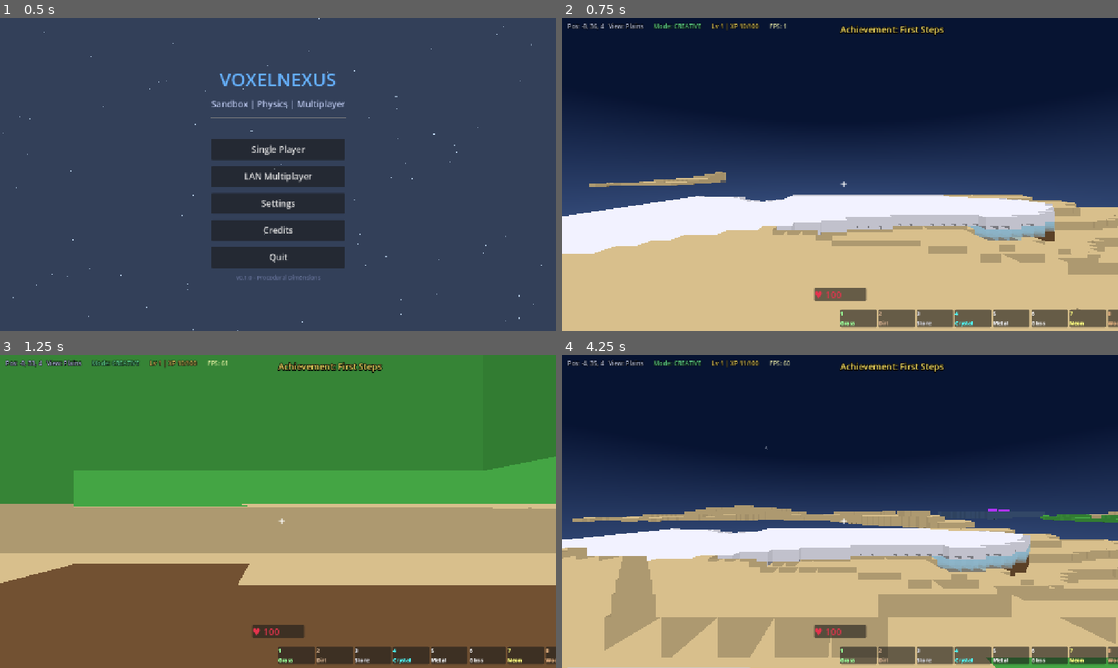
Above: before the commit, frames 1-4 (two rows, left to right).
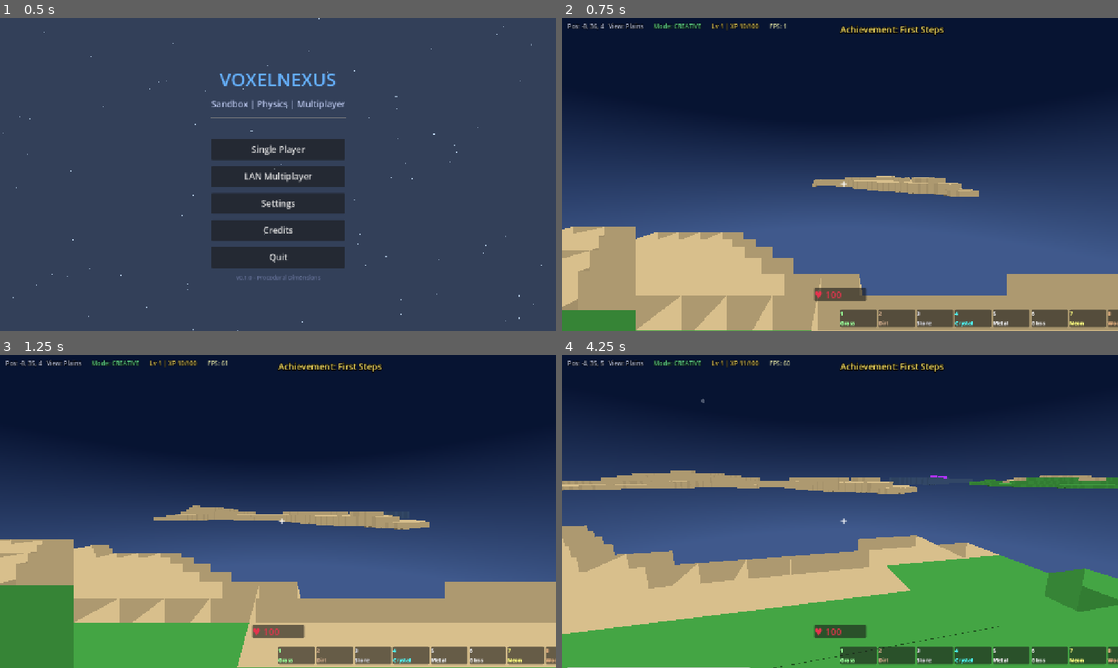
Above: after the commit, the same moments.

Repository: MagicDippyEgg/VoxelNexus
Game: Godot game, scene res://scenes/main_menu/main_menu.tscn
The game is run twice, just before and just after one commit, with the same random seed, the same clock (stepped at 60 frames per second) and the same inputs.
Inputs (mouse positions are in pixels of both pictures, inside the frame that each line leads up to):
- Up to frame 1 (0.5 s): no input
- Up to frame 2 (0.75 s): click "Single Player" at 0.5 s
- Up to frame 3 (1.25 s): no input
- Up to frame 4 (4.25 s): move the mouse to (867, 511) at 1.27 s; hold E (fly_up) 1.28-2.03 s; hold T (chat) 1.28-2.03 s; click (867, 511) at 1.42 s; tap Space (jump) at 1.52, 2.27, 3.77 s; move the mouse to (728, 527) at 2.02 s; hold Q (fly_down) 2.03-2.78 s; tap G (explode) at 2.1 s; click (728, 527) at 2.17 s; move the mouse to (895, 442) at 2.77 s; hold D (move_right) 2.78-3.53 s; hold Mouse wheel down (hotbar_scroll_down) 2.78-3.53 s; click (895, 442) at 2.92 s; move the mouse to (812, 574) at 3.52 s; hold E (fly_up) from 3.53 s (still down); tap Mouse wheel up (hotbar_scroll_up) at 3.6 s; click (812, 574) at 3.67 s

Frame 1 is identical in both runs. In frame 2, 35% of the frame differs, in the area x 0-100%, y 49-100%; in frame 3, 96%, in the area x 0-100%, y 0-100%; in frame 4, 50%.
Error in both runs: Invalid assignment of property or key 'pan_stereo' with value of type 'float' on a base object of type 'AudioStreamPlayer'. (res://autoload/audio_manager.gd:57)

Commit message:
fix(spawn+look): land on generated ground and make mouse look work
- world_generator.get_block used a stateful RNG (randf) for a rare deep
  block, so block data depended on query order/count. get_spawn_point()
  therefore returned a different column after chunk preloading advanced
  the RNG, and the player spawned in the air above un-generated terrain
  and fell through the surface ('under the grass'). Replaced with a
  deterministic per-coordinate hash so worldgen and spawn are order-free.
- Preload chunks around the spawn point (full vertical stack incl. the
  landing chunk) so live collision exists the instant the player spawns.
- Async chunk loader now fills columns nearest the player first instead
  of sweeping from the render-distance corner, so nearby surface appears
  immediately.
- HUD root Control defaulted to MOUSE_FILTER_STOP, consuming every mouse
  motion event before it reached the player, so capture worked but the
  camera never moved. Set the full-rect root to MOUSE_FILTER_IGNORE.

Diff:
--- a/autoload/world_manager.gd
+++ b/autoload/world_manager.gd
@@ -158,7 +158,7 @@
 	var center_chunk := world_to_chunk(player_pos)
 	var to_load: Array[Vector3i] = []
 	for x in range(-RENDER_DISTANCE, RENDER_DISTANCE + 1):
-		for y in range(0, 2):
+		for y in range(0, 5):
 			for z in range(-RENDER_DISTANCE, RENDER_DISTANCE + 1):
 				var chunk_pos := center_chunk + Vector3i(x, y, z)
 				if not chunks.has(chunk_pos):
--- a/scenes/game/game.gd
+++ b/scenes/game/game.gd
@@ -65,11 +65,15 @@
 
 	WorldManager.create_world(world, seed_value)
 
-	# Preload a small ring around spawn so the world appears immediately
-	for dx in range(-2, 3):
-		for dz in range(-2, 3):
-			WorldManager.ensure_chunk(Vector3i(dx, 0, dz))
-			WorldManager.ensure_chunk(Vector3i(dx, 1, dz))
+	# Preload chunks around the spawn point (including the surface chunk) so
+	# the player never drops into unresolved terrain before the async loader
+	# has generated the landing zone.
+	var spawn_point := WorldManager.get_spawn_point()
+	var spawn_chunk := WorldManager.world_to_chunk(Vector3i(spawn_point))
+	for dx in range(-1, 2):
+		for dz in range(-1, 2):
+			for dy in range(maxi(0, spawn_chunk.y - 1), spawn_chunk.y + 2):
+				WorldManager.ensure_chunk(spawn_chunk + Vector3i(dx, dy, dz))
 
 func _setup_lights() -> void:
 	_sun = DirectionalLight3D.new()
@@ -197,12 +201,18 @@
 func _update_chunk_loading() -> void:
 	if not local_player:
 		return
-	# Throttle chunk generation to keep the frame budget stable (max 8/frame)
+	# Throttle chunk generation to keep the frame budget stable (max 8/frame).
+	# Fill columns around the player first (center-out) so nearby surface
+	# appears before distant chunks.
 	var center := WorldManager.world_to_chunk(Vector3i(local_player.global_position))
+	var xz_order: Array = [0]
+	for o in range(1, WorldManager.RENDER_DISTANCE + 1):
+		xz_order.append(o)
+		xz_order.append(-o)
 	var loaded_this_frame := 0
-	for x in range(-WorldManager.RENDER_DISTANCE, WorldManager.RENDER_DISTANCE + 1):
-		for y in range(0, 3):
-			for z in range(-WorldManager.RENDER_DISTANCE, WorldManager.RENDER_DISTANCE + 1):
+	for x in xz_order:
+		for y in range(0, 5):
+			for z in xz_order:
 				if loaded_this_frame >= 8:
 					return
 				var cp := center + Vector3i(x, y, z)
@@ -271,6 +281,7 @@
 
 	var ui_root := Control.new()
 	ui_root.set_anchors_preset(Control.PRESET_FULL_RECT)
+	ui_root.mouse_filter = Control.MOUSE_FILTER_IGNORE
 	ui_root.name = "Root"
 	hud.add_child(ui_root)
 
--- a/scripts/voxel/world_generator.gd
+++ b/scripts/voxel/world_generator.gd
@@ -245,5 +245,15 @@
 			return BlockTypes.Block.STONE
 		_:
 			if n > 0.7:
-				return BlockTypes.Block.COUNT - 1 if _rng.randf() > 0.99 else BlockTypes.Block.STONE
-			return BlockTypes.Block.STONE
+				return BlockTypes.Block.COUNT - 1 if _block_random(world_x, world_y, world_z) < 0.01 else BlockTypes.Block.STONE
+			return BlockTypes.Block.STONE
+
+func _block_random(world_x: int, world_y: int, world_z: int) -> float:
+	# Deterministic per-coordinate hash so worldgen never depends on call order
+	# (a stateful RNG here made get_spawn_point() return different columns
+	# before vs after chunk preloading, so players spawned over un-generated ground).
+	var h: int = world_x * 374761393 + world_y * 668265263 + world_z * 2147480151
+	h += seed_value * 19349669
+	h = (h ^ (h >> 13)) * 1274126177
+	h = h ^ (h >> 16)
+	return float(posmod(h, 1000000)) / 1000000.0
